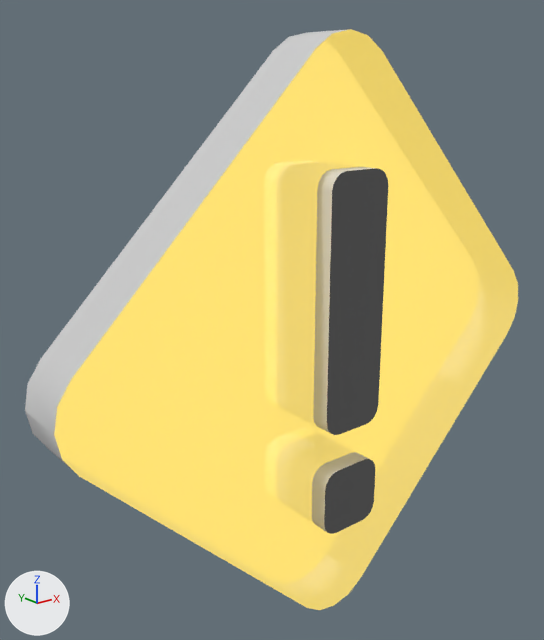
The COLLADA model files/data/meshes/marker_error.dae as it was, and as the next commit left it.
Both versions are drawn from a camera (50 mm lens) standing at (-101.9, -110.6, 52.2) and looking at (-7.2, 7.7, 4.8). The axes (+X, +Y, +Z) are drawn at lower left. The lights are the same throughout. The older version comes first.

In view in the first picture: 'n_1', 'n_2', 'n_3', 'n_4'.
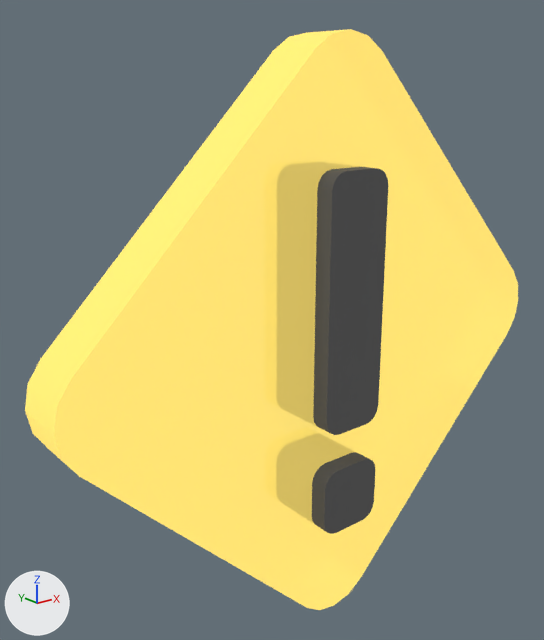
Edits to the scene script, one JSON object a line:
```json
{"block": "me_n_2", "where": "me_n_2.from_pydata(...)  # 40 vertices, 40 faces; spans x -61.6..61.6, y -6.0..6.0, z -61.6..61.6"}
{"op": "remove", "block": "me_n_2", "code": "me_n_2.materials.append(mat_m2)  # light grey #cccccc"}
{"op": "add", "block": "me_n_2", "code": "me_n_2.materials.append(mat_m1)  # yellow #ccb452, glowing yellow #ffe066"}
{"block": "me_n_4", "where": "me_n_4.from_pydata(...)  # 80 vertices, 80 faces; spans x -7.4..7.4, y -10.0..10.0, z -38.9..37.0"}
{"op": "remove", "block": "me_n_4", "code": "me_n_4.materials.append(mat_m4)  # light grey #cccccc"}
{"op": "add", "block": "me_n_4", "code": "me_n_4.materials.append(mat_m3)  # black #2d2d2d"}
```

Location of each change, [x1, y1, x2, y2] in pixels of the pictures (544 x 640 px):
```json
{"object": "n_2", "change": "recoloured", "before": [25, 29, 349, 470], "after": [25, 29, 349, 470]}
{"object": "n_4", "change": "recoloured", "before": [312, 167, 374, 533], "after": [312, 167, 374, 533], "on screen": "darker"}
```
